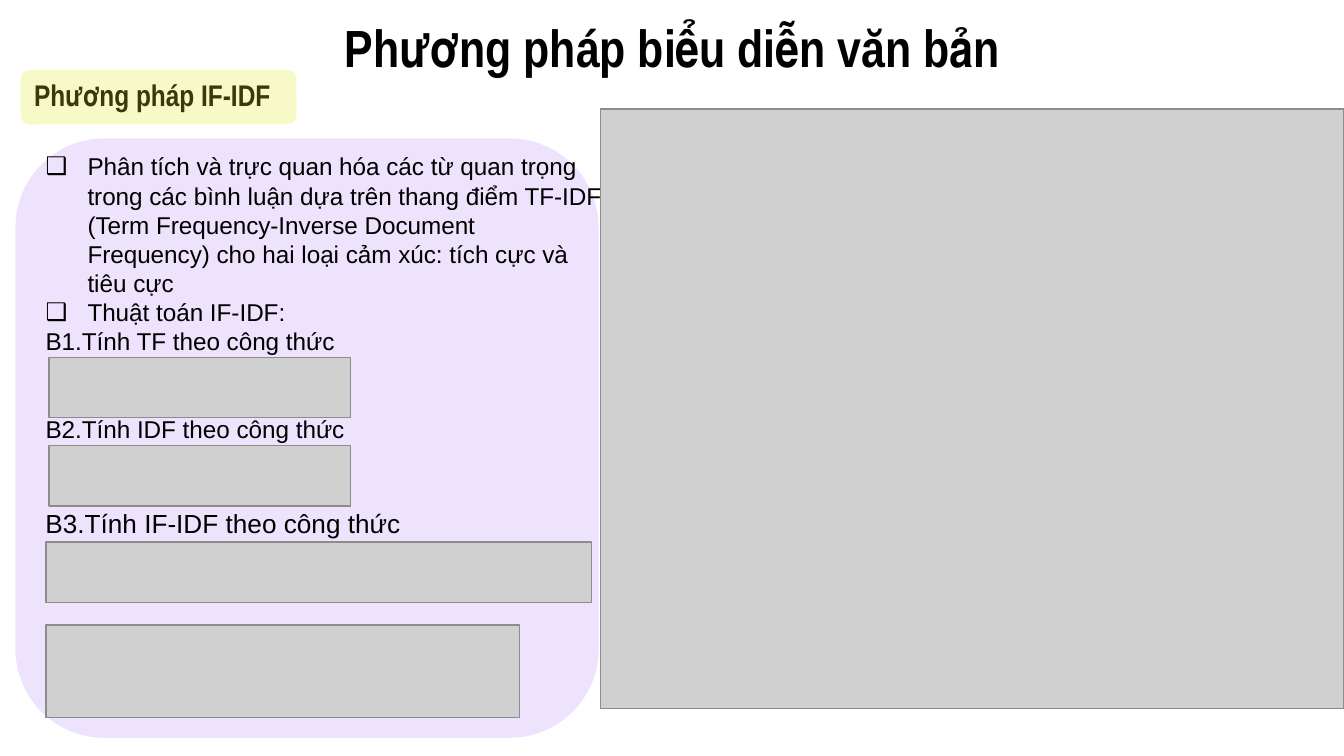
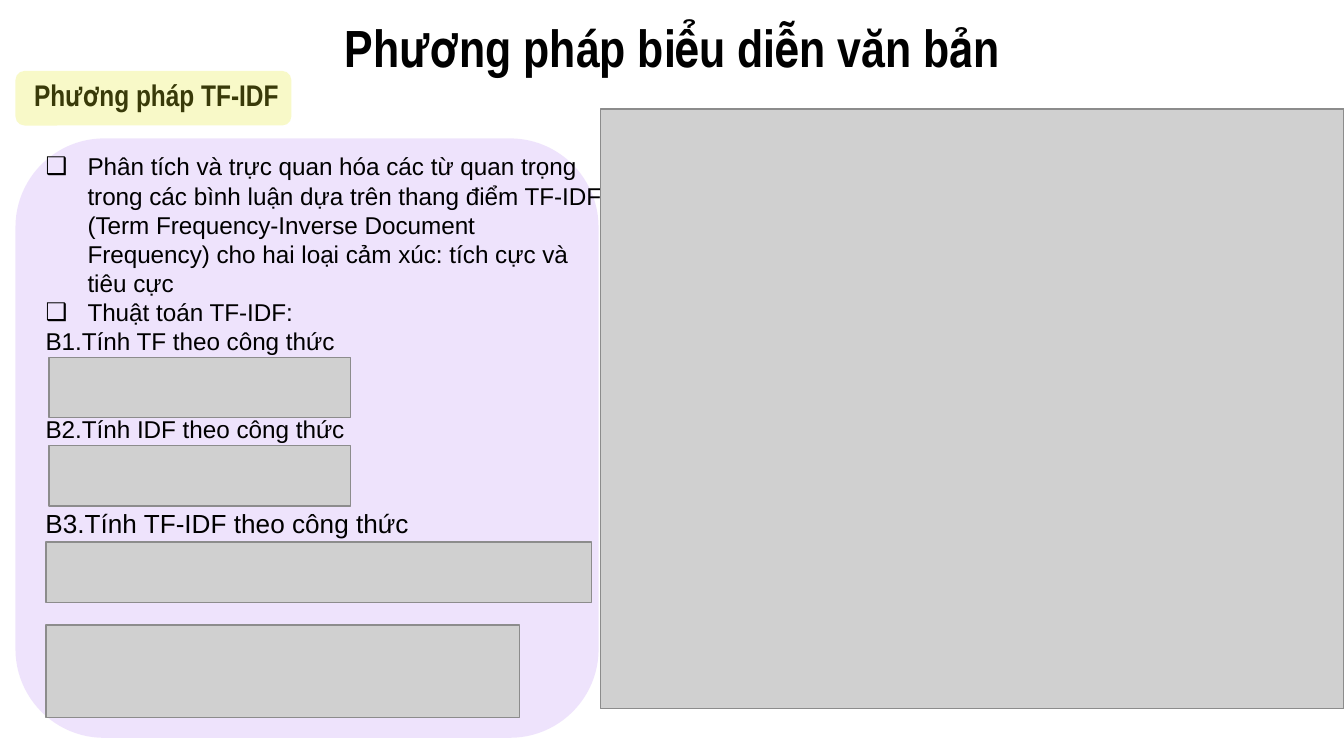
Before and after one commit to hainv204/TLU, a slide deck: slide 27 of CK_MachineLearning/[ML]PP_Nhom1_64KTPM1.pptx. Drawn at 1344x756 pixels with LibreOffice and Linux fonts; fonts in the diff are those of the drawing; grey boxes stand for pictures. Boxes give left, top, right and bottom in pixels: in the first picture for what was removed or moved away, otherwise in the second. Text is boxed around its words. In the diff, an @@ line names an element or a change of style, - is before the commit and + after.

```diff
--- a/CK_MachineLearning/[ML]PP_Nhom1_64KTPM1.pptx
+++ b/CK_MachineLearning/[ML]PP_Nhom1_64KTPM1.pptx
@@ rounded rectangle: place and size @@
-rounded rectangle at [20,70,296,125]
+rounded rectangle at [16,71,292,126]
@@ text at [136,84,278,112]: text changed @@
-Phương pháp IF-IDF
+Phương pháp TF-IDF
@@ text at [88,303,293,325]: text changed @@
-❑ Thuật toán IF-IDF:
+❑ Thuật toán TF-IDF:
@@ text at [45,513,408,539]: text changed @@
-B3.Tính IF-IDF theo công thức
+B3.Tính TF-IDF theo công thức
```
Also in this commit, not shown: 6 other slides changed.
